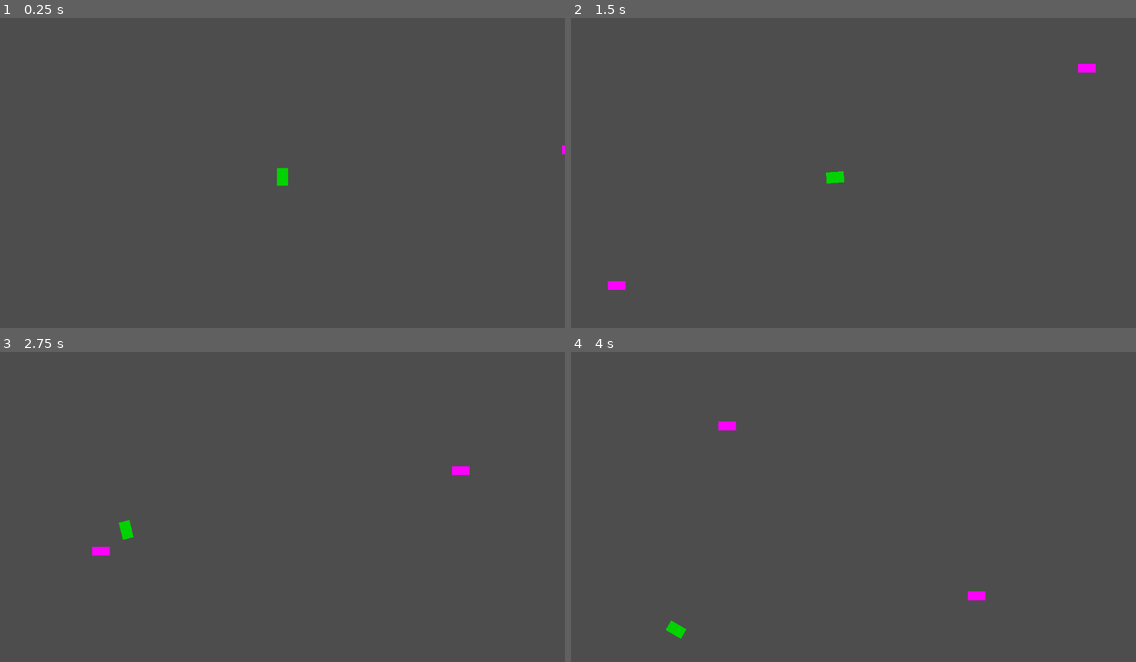
Above: before the commit, frames 1-4 (two rows, left to right).
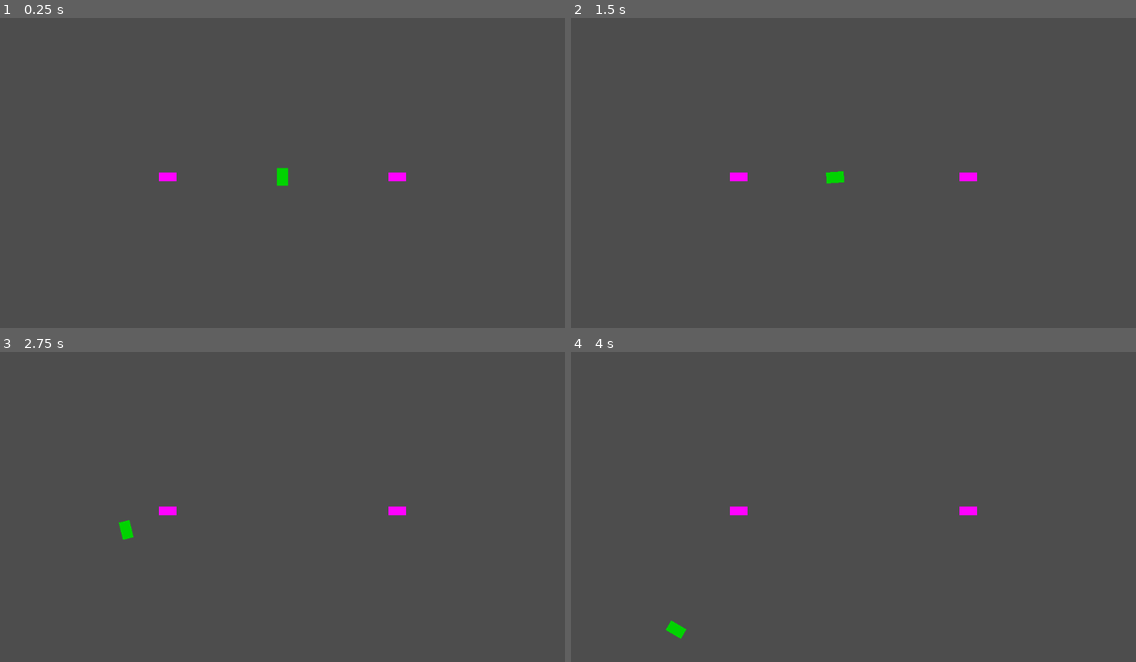
Above: after the commit, the same moments.

Repository: AndrewJDGalga/godot-simpleshooter
Game: Godot game, scene res://lv/test_space.tscn
Two runs of this game, one before a commit and one after it. Both use one fixed random seed, a clock stepped at 60 frames per second and the inputs below.
Inputs:
- Up to frame 1 (0.25 s): no input
- Up to frame 2 (1.5 s): tap Enter at 0.5 s; hold D (right) 0.53-1.28 s; tap Space (fire_laser) at 0.6, 1.35 s; hold Down (down) from 1.28 s (still down)
- Up to frame 3 (2.75 s): release Down (down) at 2.03 s; hold D (right) from 2.03 s (still down); tap Space (fire_laser) at 2.1 s
- Up to frame 4 (4 s): release D (right) at 2.78 s; hold W (up) 2.78-3.53 s; tap Space (fire_laser) at 2.85, 3.6 s; hold A (left) from 3.53 s (still down)

The runs differ from the first frame. In frame 1, 0.2% of the frame differs, in the area x 28-100%, y 41-53%; in frame 2, 0.4%; in frame 3, 0.4%, in the area x 16-84%, y 36-66%; in frame 4, 0.4%.

Commit message:
player visibility through z-index simple fix.

Diff:
--- a/entity/player_space.tscn
+++ b/entity/player_space.tscn
@@ -4,6 +4,7 @@
 [ext_resource type="PackedScene" uid="uid://lxgqjoeytm6e" path="res://entity/player_base.tscn" id="1_swjsc"]
 
 [node name="player_space" instance=ExtResource("1_swjsc")]
+z_index = 1
 collision_layer = 4
 collision_mask = 2
 script = ExtResource("1_2f10c")
--- a/entity/unshielded_enemy.gd
+++ b/entity/unshielded_enemy.gd
@@ -1,6 +1,5 @@
 extends "res://entity/entityScripts/entity.gd"
 
-#var destination: set = destination_set
 @export var direction:Vector2 = Vector2.ZERO
 @export var reverse_wave := false
 
@@ -8,9 +7,6 @@
 var amp = 200.0
 var time = 0
 var wave_effect := 0
-
-#func _ready():
-	#direction = Vector2(destination.x - position.x, destination.y - position.y).normalized()
 
 func _ready():
 	if reverse_wave:
@@ -22,6 +18,3 @@
 		wave_effect = cos(time * freq) * amp
 		velocity = Vector2(move_speed * direction.x, wave_effect)
 	move_and_slide()
-
-#func destination_set(val:Vector2):
-	#destination = val
--- a/lv/test_space.tscn
+++ b/lv/test_space.tscn
@@ -17,11 +17,9 @@
 [node name="spawn_points_left" type="Node2D" parent="."]
 
 [node name="UnshieldedEnemy" parent="." instance=ExtResource("3_0sjr2")]
-position = Vector2(-549, 0)
-direction = Vector2(1, 0)
+position = Vector2(-208, 0)
 
 [node name="UnshieldedEnemy2" parent="." instance=ExtResource("3_0sjr2")]
-position = Vector2(543, 0)
+position = Vector2(208, 0)
 rotation = -1.5708
-direction = Vector2(-1, 0)
 reverse_wave = true
